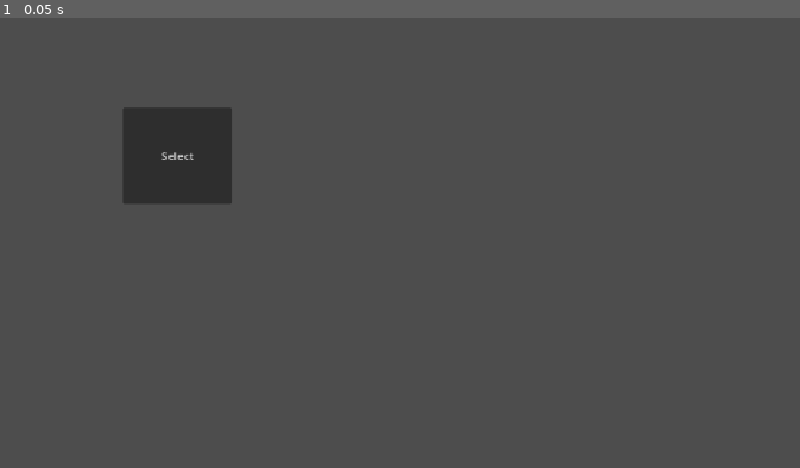
Above: before the commit, frame 1.
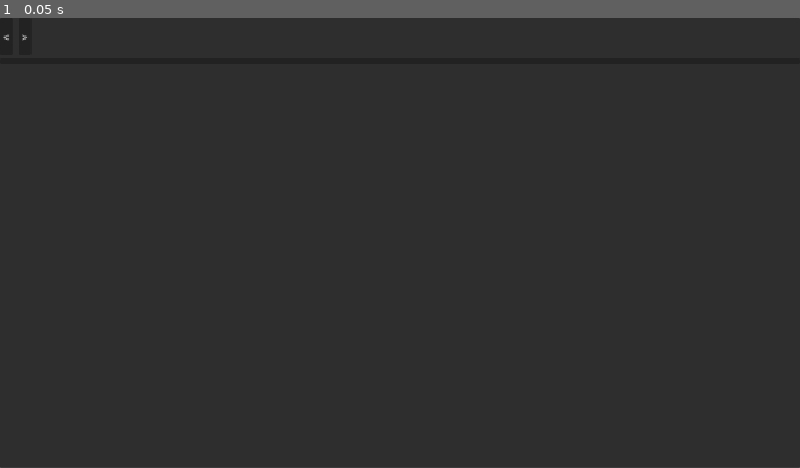
Above: after the commit, the same moment.

Repository: The-MEDINA/SNAP-back
Game: Godot game, scene res://Scenes/CharacterSelection.tscn
Two runs of this game, one before a commit and one after it. Both use one fixed random seed, a clock stepped at 60 frames per second and the inputs below. This scene is started directly instead of the project's main scene.
Inputs:
- Up to frame 1 (0.05 s): no input

The runs differ from the first frame. In frame 1, 97% of the frame differs, in the area x 0-100%, y 0-100%.

Commit message:
Yall I tried

Diff:
--- a/snap-back/Scenes/CharacterSelection.tscn
+++ b/snap-back/Scenes/CharacterSelection.tscn
@@ -1,29 +1,49 @@
 [gd_scene format=3 uid="uid://cg428p35w5yyh"]
-
-[ext_resource type="Script" uid="uid://bpbndav6i0rmi" path="res://Scenes/button_manager.gd" id="1_ejqe8"]
 
 [node name="CharacterSelection" type="Control" unique_id=1551737255]
 layout_mode = 3
 anchors_preset = 15
 anchor_right = 1.0
 anchor_bottom = 1.0
+offset_right = -467.0
+offset_bottom = -279.0
 grow_horizontal = 2
 grow_vertical = 2
 
-[node name="Button Manager" type="Control" parent="." unique_id=921522671]
-anchors_preset = 0
-offset_left = 89.0
-offset_top = 57.0
-offset_right = 443.0
-offset_bottom = 338.0
-script = ExtResource("1_ejqe8")
+[node name="PanelContainer" type="PanelContainer" parent="." unique_id=973122732]
+layout_mode = 1
+anchors_preset = -1
+offset_right = 1152.0
+offset_bottom = 647.0
 
-[node name="Button" type="Button" parent="Button Manager" unique_id=810112005]
-layout_mode = 0
-offset_left = 88.0
-offset_top = 72.0
-offset_right = 245.0
-offset_bottom = 211.0
-text = "Select"
+[node name="VBoxContainer" type="VBoxContainer" parent="PanelContainer" unique_id=1347010449]
+layout_mode = 2
 
-[connection signal="pressed" from="Button Manager/Button" to="Button Manager" method="_on_button_pressed"]
+[node name="HBoxContainer" type="HBoxContainer" parent="PanelContainer/VBoxContainer" unique_id=499484419]
+layout_mode = 2
+
+[node name="PreviousBtn" type="Button" parent="PanelContainer/VBoxContainer/HBoxContainer" unique_id=767940522]
+layout_mode = 2
+text = "<"
+
+[node name="DisplayVBox" type="VBoxContainer" parent="PanelContainer/VBoxContainer/HBoxContainer" unique_id=1184417922]
+layout_mode = 2
+
+[node name="CharcterTexture" type="TextureRect" parent="PanelContainer/VBoxContainer/HBoxContainer/DisplayVBox" unique_id=390576847]
+layout_mode = 2
+
+[node name="Name" type="Label" parent="PanelContainer/VBoxContainer/HBoxContainer/DisplayVBox" unique_id=1717736510]
+layout_mode = 2
+
+[node name="RoleLabel" type="Label" parent="PanelContainer/VBoxContainer/HBoxContainer/DisplayVBox" unique_id=1147773128]
+layout_mode = 2
+
+[node name="NextBtn" type="Button" parent="PanelContainer/VBoxContainer/HBoxContainer" unique_id=1003212149]
+layout_mode = 2
+text = ">"
+
+[node name="LockInBtn" type="Button" parent="PanelContainer/VBoxContainer" unique_id=1178217051]
+layout_mode = 2
+
+[node name="StatusLabel" type="Label" parent="PanelContainer/VBoxContainer" unique_id=1262838331]
+layout_mode = 2
--- a/snap-back/Scenes/button_manager.gd
+++ b/snap-back/Scenes/button_manager.gd
@@ -1,17 +1,34 @@
 extends Control
 
+# Character Data Structure
+class CharacterData:
+	var name: String
+	var role: String
+	var texture: Texture2D
 
-# Called when the node enters the scene tree for the first time.
-func _ready() -> void:
-	pass # Replace with function body.
+	func _init(p_name: String, p_role: String, p_texture: Texture2D) -> void:
+		name = p_name
+		texture = p_texture
+
+@onready var avatar_texture: TextureRect = $CardPanel/VBoxContainer/CarouselHBox/DisplayVBox/AvatarTexture
+@onready var name_label: Label = $CardPanel/VBoxContainer/CarouselHBox/DisplayVBox/NameLabel
+@onready var prev_button: Button = $CardPanel/VBoxContainer/CarouselHBox/PrevButton
+@onready var next_button: Button = $CardPanel/VBoxContainer/CarouselHBox/NextButton
+@onready var lock_button: Button = $CardPanel/VBoxContainer/LockInButton
+@onready var status_label: Label = $CardPanel/VBoxContainer/StatusLabel
+
+signal character_selected(character_data: CharacterData)
+
+var characters: Array[CharacterData] = []
+var current_index: int = 0
+var is_locked: bool = false
 
 
-# Called every frame. 'delta' is the elapsed time since the previous frame.
-func _process(delta: float) -> void:
-	pass
-
-
-
-
-func _on_button_pressed() -> void:
-	pass # Replace with function body.
+func _ready() -> void:
+	# Load sample character data
+	characters = [
+		CharacterData.new("Valerie", "Vanguard / Tank", preload("res://icon.svg")),
+		CharacterData.new("Jax", "Duelist / Speed", preload("res://icon.svg")),
+		CharacterData.new("Aura", "Support / Healer", preload("res://icon.svg")),
+		CharacterData.new("Kael", "Mage / Crowd Control", preload("res://icon.svg"))
+	]
